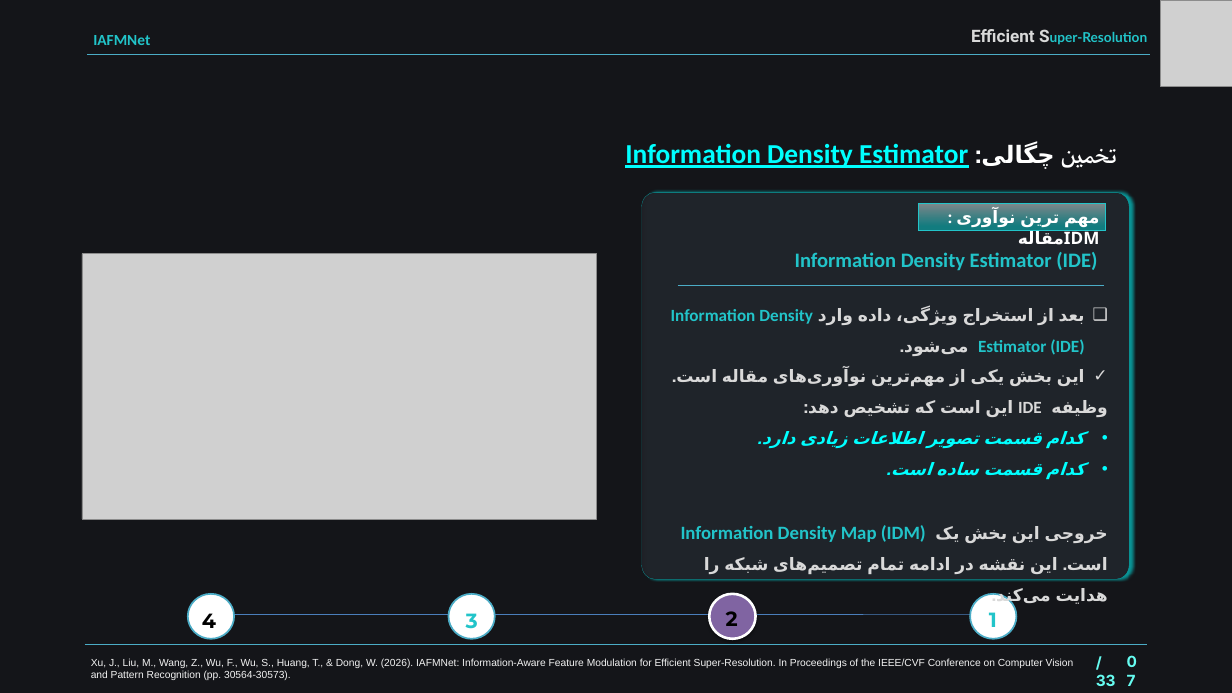
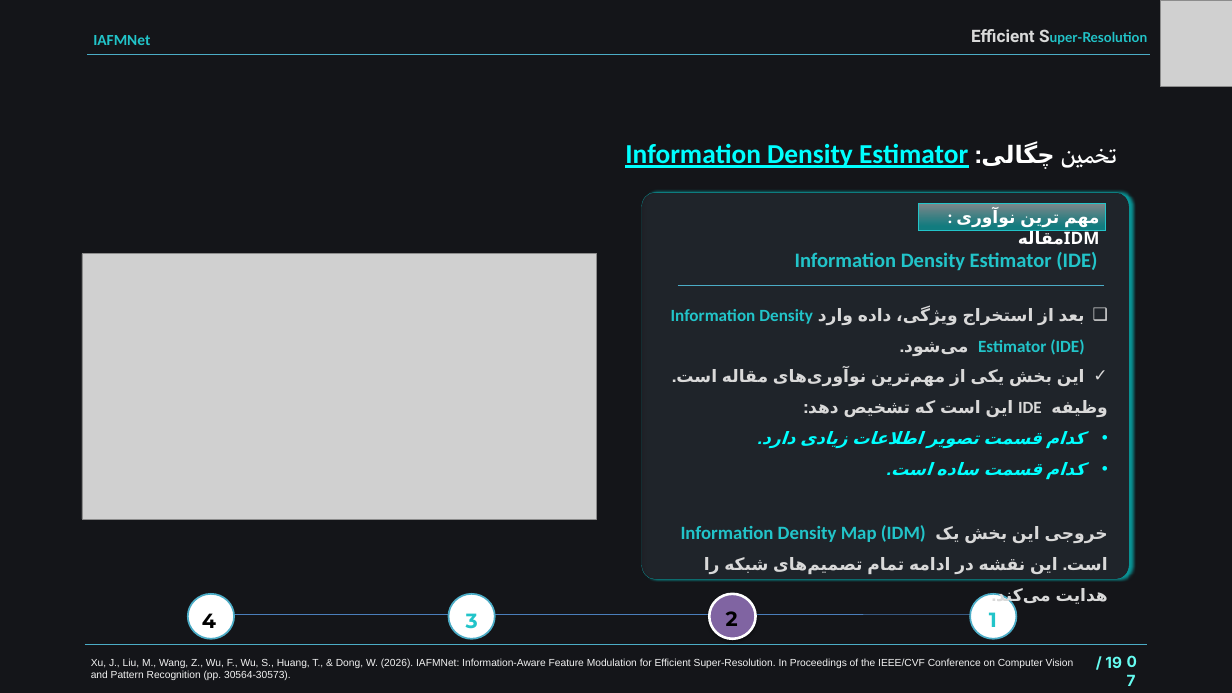
Before and after one commit to MahbubehKarimi/iafmnet_project, a slide deck: slide 8 of Presentation/IAFMNet.pptx. Drawn at 1232x693 pixels with LibreOffice and Linux fonts; fonts in the diff are those of the drawing; grey boxes stand for pictures. Boxes give left, top, right and bottom in pixels: in the first picture for what was removed or moved away, otherwise in the second. Text is boxed around its words. In the diff, an @@ line names an element or a change of style, - is before the commit and + after.

```diff
--- a/Presentation/IAFMNet.pptx
+++ b/Presentation/IAFMNet.pptx
@@ text at (x1=1105, y1=656, x2=1122, y2=668): text changed @@
-/ 33
+/ 19
```
Also in this commit, not shown: 18 other slides changed, 1 other file.
